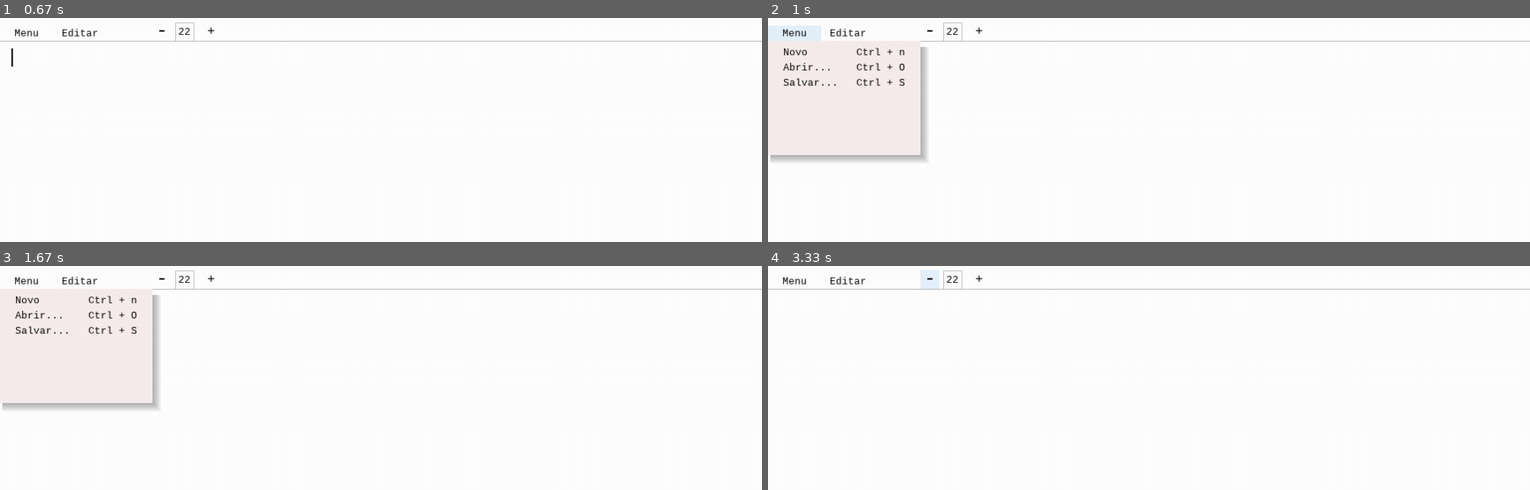
Above: before the commit, frames 1-4 (two rows, left to right).
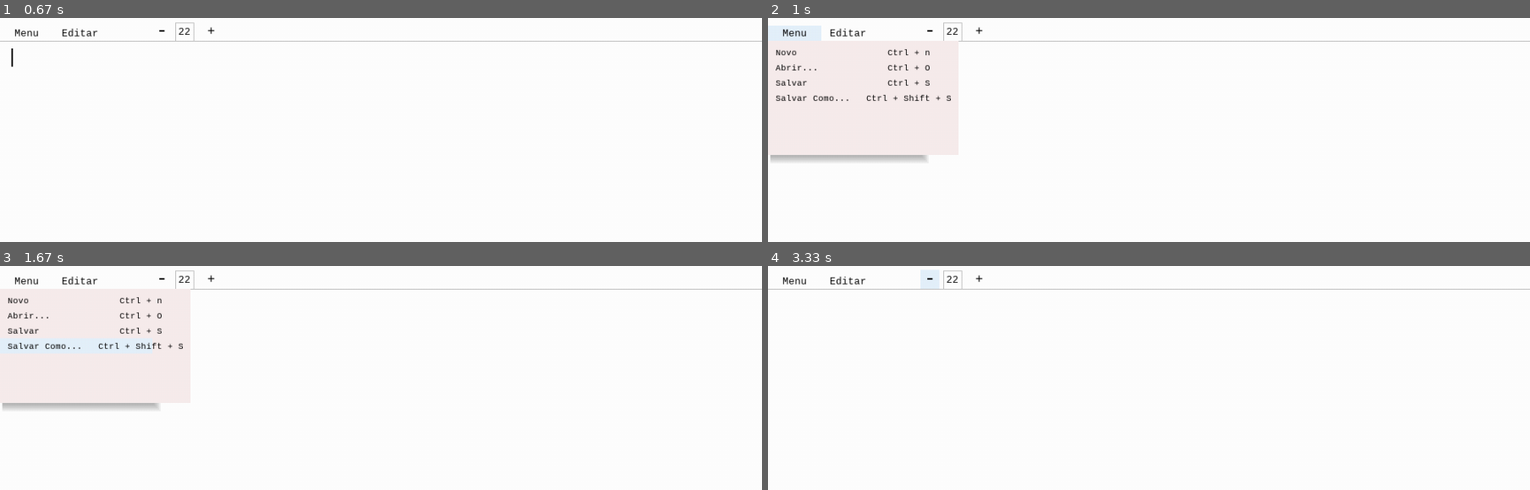
Above: after the commit, the same moments.

Repository: PedroGoulartbranco/Bloco-de-notas-pygame
Game: pygame game, started from main.py
Two runs of this game, one before a commit and one after it. Both use one fixed random seed, a clock stepped at 60 frames per second and the inputs below.
Inputs (mouse positions are in pixels of both pictures, inside the frame that each line leads up to):
- Up to frame 1 (0.67 s): hold Right from 0.33 s (still down)
- Up to frame 2 (1 s): release Right at 0.8 s; click "Menu" at 0.93 s
- Up to frame 3 (1.67 s): click (76, 344) at 1.27 s, where only the run after the commit has a clickable "Salvar Como... Ctrl + Shift +…"
- Up to frame 4 (3.33 s): click (outside the picture) at 1.93 s; hold Right 2.22-2.68 s; hold Left 2.72-3.25 s

Frame 1 is identical in both runs. In frame 2, 1.2% of the frame differs, in the area x 1-25%, y 10-62%; in frame 3, 1.3%; in frame 4, nothing differs.

Commit message:
deixando os botoes alinhados e bonitos

Diff:
--- a/main.py
+++ b/main.py
@@ -28,6 +28,7 @@
 tamanho_fonte_aumentar_dominuir = 28
 
 fonte_menu = pygame.font.SysFont('consolas', 15)
+fonte_botoes_opcoes_menu = pygame.font.SysFont('consolas', 13)
 fonte_texto = pygame.font.SysFont('consolas', tamanho_fonte_texto)
 fonte_botao_menos_mais = pygame.font.SysFont('consolas', tamanho_fonte_aumentar_dominuir)
 fonte_sinal_mais = pygame.font.SysFont('consolas', 19) #O sinal de + é muito grande
@@ -62,7 +63,7 @@
 tempo_backspace_solto = 0
 
 botoes_do_menu_aparecer = False
-menu_opcoes = pygame.Rect(0, 30, 200, 150) #Criei essa variavel para ser global e conseguir usar no IF do loop de eventos
+menu_opcoes = pygame.Rect(0, 30, 250, 150) #Criei essa variavel para ser global e conseguir usar no IF do loop de eventos
 mouse_encima_do_menu_de_opcoes = False
 abriu_menu_primeira_vez = False #Para nao fechar automaticamente quando fecha
 botao_novo_arquivo = botao_abrir_arquivo = botao_salvar_arquivo = pygame.Rect(0, 35, 200, 20) #Rect provisorio só para usar no loop de eventos
@@ -132,11 +133,12 @@
         sombra_menu_opcoes.fill((0,0,0,15))
         tela.blit(sombra_menu_opcoes, (3, 38))
 
-    cor_botao_novo = cor_botao_abrir = cor_botao_salvar = "#F8EDED"
+    cor_botao_novo = cor_botao_abrir = cor_botao_salvar = cor_botao_salvar_como = "#F8EDED"
 
     botao_novo_arquivo = pygame.Rect(0, 35, 200, 20)
     botao_abrir_arquivo = pygame.Rect(0, 55, 200, 20)
     botao_salvar_arquivo = pygame.Rect(0, 75, 200, 20)
+    botao_salvar_arquivo_como = pygame.Rect(0, 95, 200, 20)
 
     pygame.draw.rect(tela, "#F8EDED", menu_opcoes)
 
@@ -146,24 +148,35 @@
         cor_botao_abrir = (229, 241, 251)
     if botao_salvar_arquivo.collidepoint(posicao_mouse):
         cor_botao_salvar = (229, 241, 251)
+    if botao_salvar_arquivo_como.collidepoint(posicao_mouse):
+        cor_botao_salvar_como = (229, 241, 251)
 
     #--------- Desenhar Botões --------
     pygame.draw.rect(tela, cor_botao_novo, botao_novo_arquivo)
-    texto_botao_novo_arquivo =  fonte_menu.render("Novo        Ctrl + n", True, "black")
-    coordenada_texto_botao_novo_arquivo = texto_botao_novo_arquivo.get_rect(center=botao_novo_arquivo.center)
+    texto_botao_novo_arquivo =  fonte_botoes_opcoes_menu.render("Novo                 Ctrl + n", True, "black")
+    coordenada_texto_botao_novo_arquivo = texto_botao_novo_arquivo.get_rect(midleft=botao_novo_arquivo.midleft)
+    coordenada_texto_botao_novo_arquivo.x += 10
     tela.blit(texto_botao_novo_arquivo, coordenada_texto_botao_novo_arquivo)
 
     pygame.draw.rect(tela, cor_botao_abrir, botao_abrir_arquivo)
-    texto_botao_abrir_arquivo =  fonte_menu.render("Abrir...    Ctrl + O", True, "black")
-    coordenada_texto_abrir_arquivo = texto_botao_abrir_arquivo.get_rect(center=botao_abrir_arquivo.center)
+    texto_botao_abrir_arquivo =  fonte_botoes_opcoes_menu.render("Abrir...             Ctrl + O", True, "black")
+    coordenada_texto_abrir_arquivo = texto_botao_abrir_arquivo.get_rect(midleft=botao_abrir_arquivo.midleft)
+    coordenada_texto_abrir_arquivo.x += 10
     tela.blit(texto_botao_abrir_arquivo, coordenada_texto_abrir_arquivo)
 
     pygame.draw.rect(tela, cor_botao_salvar, botao_salvar_arquivo)
-    texto_botao_salvar_arquivo =  fonte_menu.render("Salvar...   Ctrl + S", True, "black")
-    coordenada_texto_salvar_arquivo = texto_botao_salvar_arquivo.get_rect(center=botao_salvar_arquivo.center)
+    texto_botao_salvar_arquivo =  fonte_botoes_opcoes_menu.render("Salvar               Ctrl + S", True, "black")
+    coordenada_texto_salvar_arquivo = texto_botao_salvar_arquivo.get_rect(midleft=botao_salvar_arquivo.midleft)
+    coordenada_texto_salvar_arquivo.x += 10
     tela.blit(texto_botao_salvar_arquivo, coordenada_texto_salvar_arquivo)
 
-    return botao_novo_arquivo, botao_abrir_arquivo, botao_salvar_arquivo
+    pygame.draw.rect(tela, cor_botao_salvar_como, botao_salvar_arquivo_como)
+    texto_botao_salvar_arquivo_como =  fonte_botoes_opcoes_menu.render("Salvar Como...   Ctrl + Shift + S", True, "black")
+    coordenada_texto_salvar_arquivo_como = texto_botao_salvar_arquivo_como.get_rect(midleft=botao_salvar_arquivo_como.midleft)
+    coordenada_texto_salvar_arquivo_como.x += 10
+    tela.blit(texto_botao_salvar_arquivo_como, coordenada_texto_salvar_arquivo_como)
+
+    return botao_novo_arquivo, botao_abrir_arquivo, botao_salvar_arquivo, botao_salvar_arquivo_como
 
 def escrever(letra):
     linhas[linha_atual]["texto"] += letra
@@ -456,7 +469,7 @@
 
 
     if botoes_do_menu_aparecer:
-        botao_novo_arquivo, botao_abrir_arquivo, botao_salvar_arquivo = desenhar_menu_opcoes()
+        botao_novo_arquivo, botao_abrir_arquivo, botao_salvar_arquivo, botao_salvar_arquivo_como = desenhar_menu_opcoes()
 
         if menu_opcoes.collidepoint(posicao_mouse):
             mouse_encima_do_menu_de_opcoes = True
